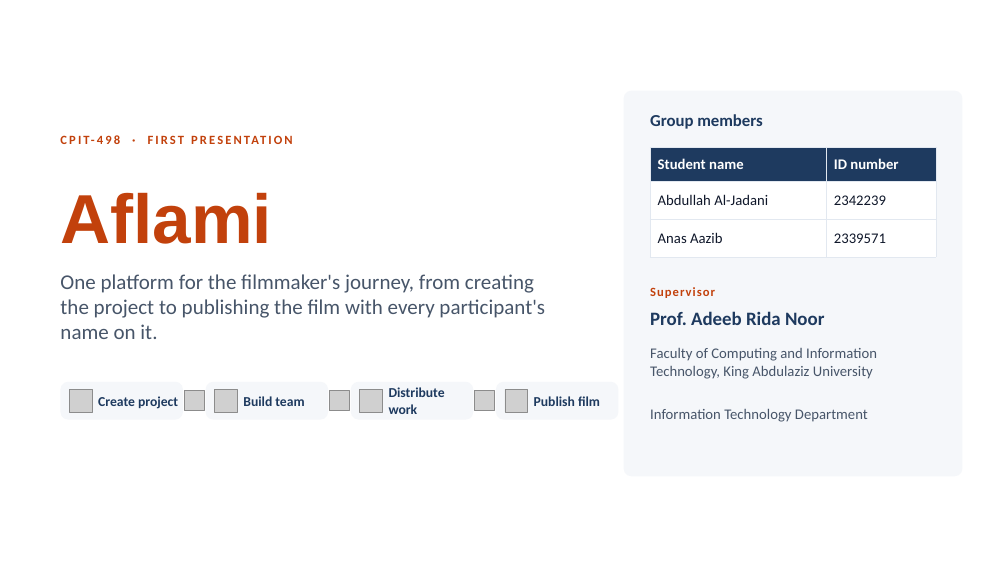
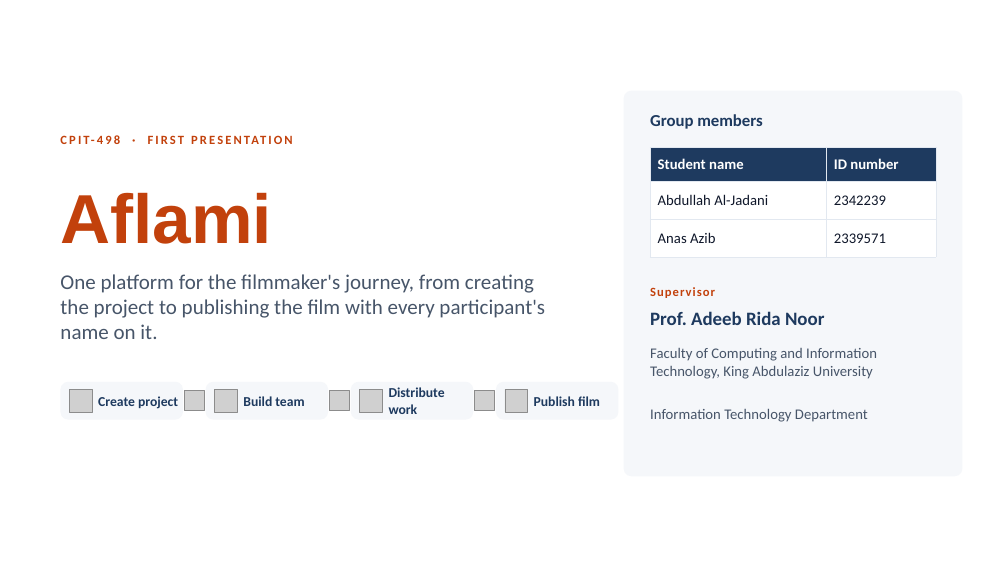
Before and after one commit to Anas-Azib/Aflami, a slide deck: slide 1 of docs/presentations/Aflami_First_Presentation_v3.pptx. Drawn at 1008x567 pixels with LibreOffice and Linux fonts; fonts in the diff are those of the drawing; grey boxes stand for pictures. Boxes give left, top, right and bottom in pixels: in the first picture for what was removed or moved away, otherwise in the second. Text is boxed around its words. In the diff, an @@ line names an element or a change of style, - is before the commit and + after.

```diff
--- a/docs/presentations/Aflami_First_Presentation_v3.pptx
+++ b/docs/presentations/Aflami_First_Presentation_v3.pptx
@@ table at <box>650,147,936,247</box> @@
-row 3, column 1: Anas Aazib
+row 3, column 1: Anas Azib
```
Also in this commit, not shown: 2 other slides changed, 33 other files.
